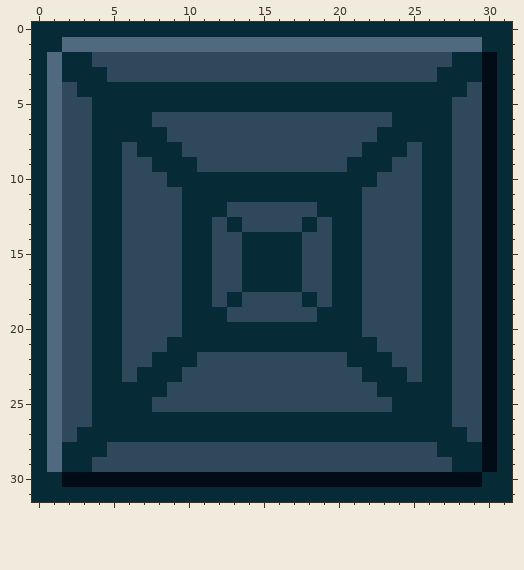
Two states of a pixel-art file, assets/source/tiles/loc2_tile.aseprite. The picture above was drawn from the file before the commit.
32x32 pixels, 1 frame.
The result:
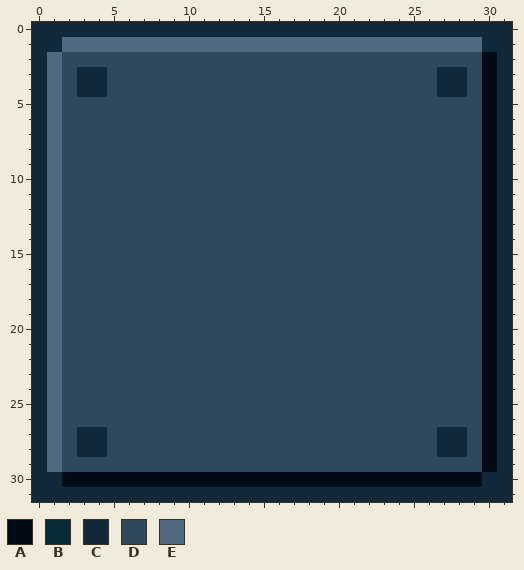
Palette (. is transparent): A #020c17  B #062b36  C #12283b  D #30485c  E #50697f
Commit: Локация 2: тайл заменён на новую версию loc2_tile (плита с заклёпками по углам) Co-Authored-By: Claude Sonnet 5.5 <noreply@anthropic.com>
Diff:
Changed rows in their new state; - is an unchanged pixel.
first column x 0:
 0 CCCCCCCCCCCCCCCCCCCCCCCCCCCCCCCC
 1 CC----------------------------CC
 2 C-DD------------------------DD-C
 3 C-DCC----------------------CCD-C
 4 C--CCDDDDDDDDDDDDDDDDDDDDDDCC--C
 5 C---DDDDDDDDDDDDDDDDDDDDDDDD---C
 6 C---DDDD----------------DDDD---C
 7 C---DDDDD--------------DDDDD---C
 8 C---DD-DDD------------DDD-DD---C
 9 C---DD--DDD----------DDD--DD---C
10 C---DD---DDDDDDDDDDDDDD---DD---C
11 C---DD----DDDDDDDDDDDD----DD---C
12 C---DD----DDD------DDD----DD---C
13 C---DD----DD-D----D-DD----DD---C
14 C---DD----DD--DDDD--DD----DD---C
15 C---DD----DD--DDDD--DD----DD---C
16 C---DD----DD--DDDD--DD----DD---C
17 C---DD----DD--DDDD--DD----DD---C
18 C---DD----DD-D----D-DD----DD---C
19 C---DD----DDD------DDD----DD---C
20 C---DD----DDDDDDDDDDDD----DD---C
21 C---DD---DDDDDDDDDDDDDD---DD---C
22 C---DD--DDD----------DDD--DD---C
23 C---DD-DDD------------DDD-DD---C
24 C---DDDDD--------------DDDDD---C
25 C---DDDD----------------DDDD---C
26 C---DDDDDDDDDDDDDDDDDDDDDDDD---C
27 C--CCDDDDDDDDDDDDDDDDDDDDDDCC--C
28 C-DCC----------------------CCD-C
29 C-DD------------------------DD-C
30 CC----------------------------CC
31 CCCCCCCCCCCCCCCCCCCCCCCCCCCCCCCC
